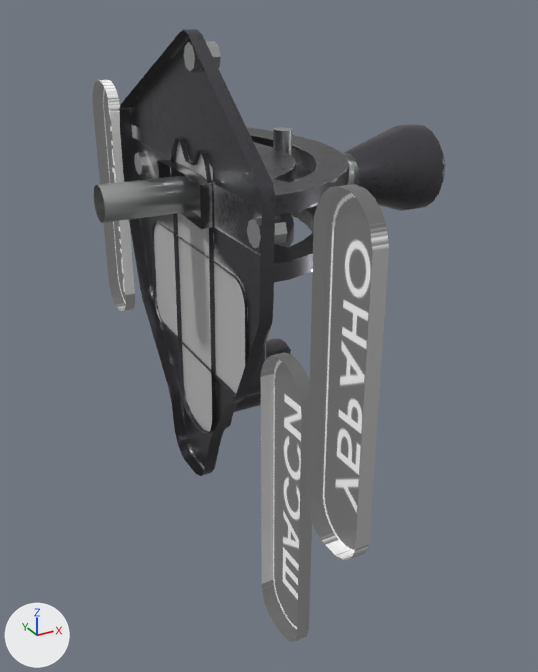
Renders of the glTF model Models/Cockpit/Controls/MiG-15bis-Gearcontrol.gltf from each side of a commit.
The view is the same before and after, from a 50 mm lens placed at (-0.0578, -0.1394, 0.0341), pointed at (0.0159, -0.0054, -0.0329). The lights are fixed; the arrows at lower left show +X, +Y and +Z. Where no turn or scale is listed for an object, it has been applied to the vertices.

In view in the first picture: 'GC_Base', 'GC_Bolts', 'GC_Down_1', 'GC_Fix', 'GC_Message', 'GC_Switch', 'GC_Up', 'GC_Upper'.
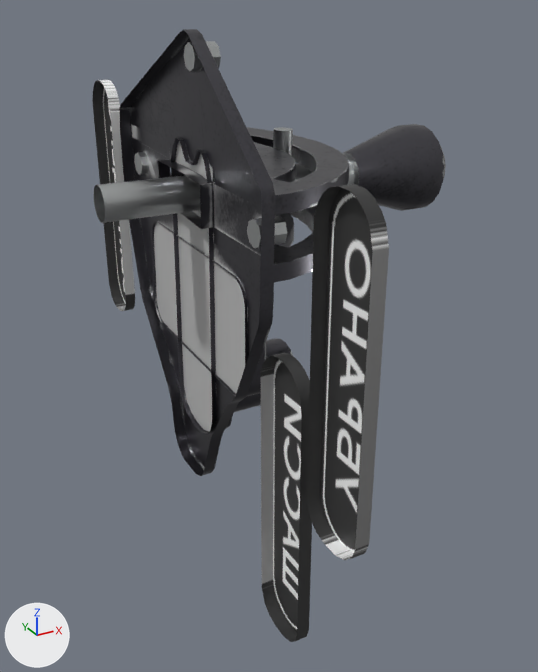
What the commit changed:
In material 'Plate' (mat_plate), emission_strength is no longer 0.1.

Where the change shows, as pixel boxes [x1, y1, x2, y2] in the pictures (538 x 672 px):
'GC_Up', surface changed
    both: [307, 184, 389, 560]
'GC_Message', surface changed
    both: [261, 352, 312, 642]
'GC_Down_1', surface changed
    both: [92, 80, 135, 311]
